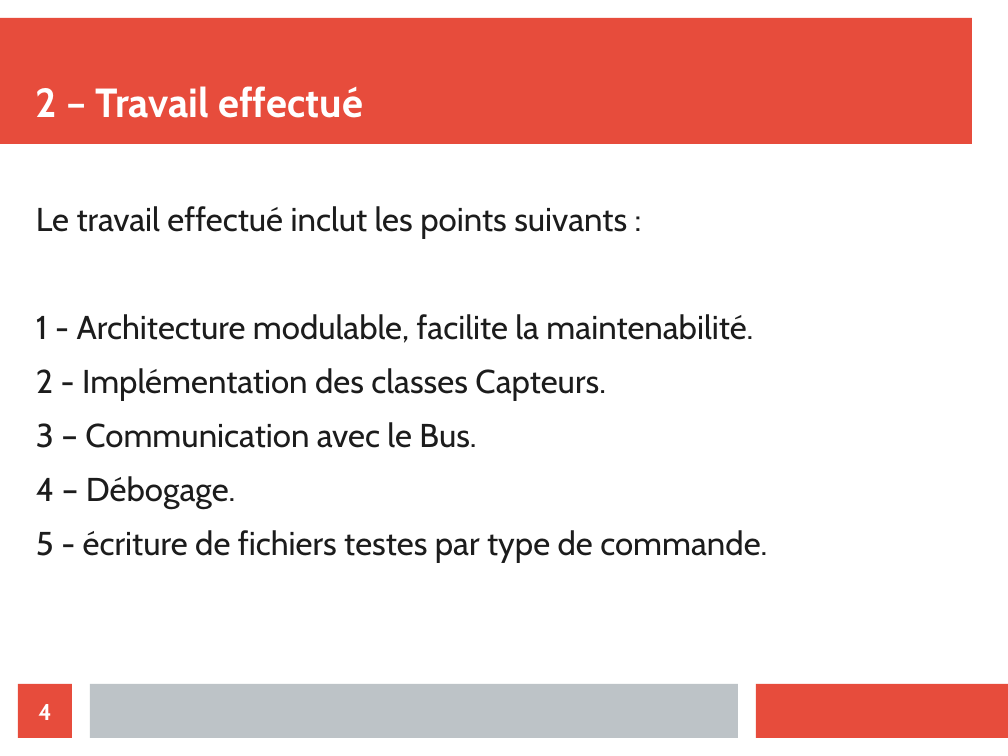
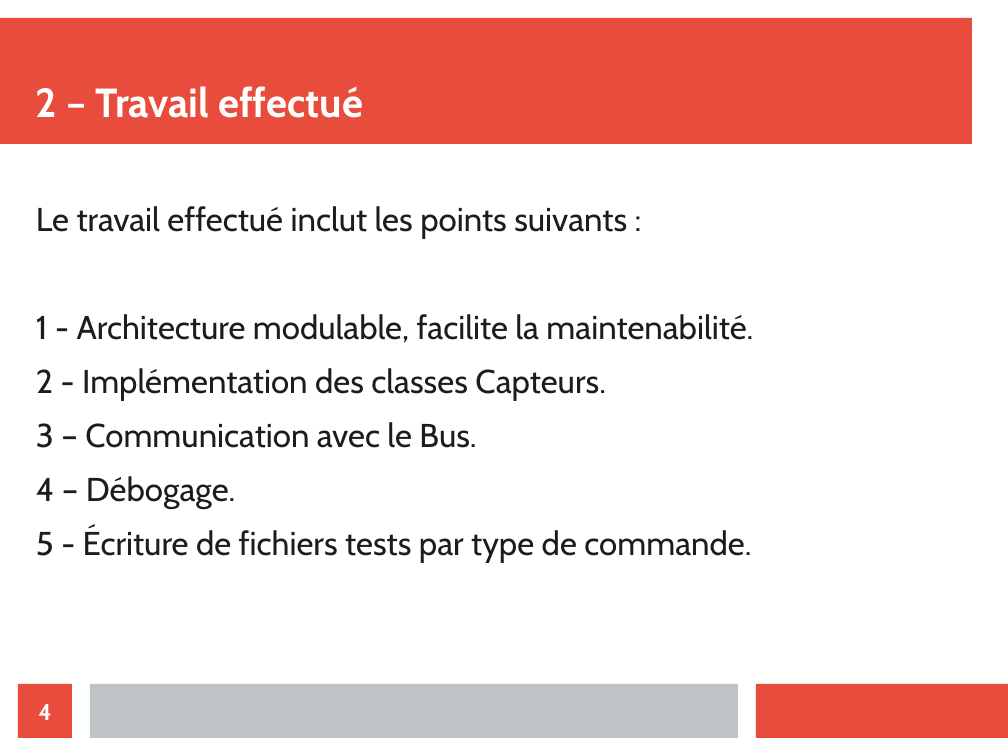
Before and after one commit to athmanmekh/AuttoPIlote-X-OPEN-PILOT, a slide deck: slide 4 of presentation/presentation 3/diapoPresentation (1).odp. Drawn at 1008x756 pixels with LibreOffice and Linux fonts; fonts in the diff are those of the drawing. Boxes give left, top, right and bottom in pixels: in the first picture for what was removed or moved away, otherwise in the second. Text is boxed around its words. In the diff, an @@ line names an element or a change of style, - is before the commit and + after.

```diff
--- a/presentation/presentation 3/diapoPresentation (1).odp
+++ b/presentation/presentation 3/diapoPresentation (1).odp
@@ text at (36,530,751,563): text changed @@
-5 - écriture de fichiers testes par type de commande.
+5 - Écriture de fichiers tests par type de commande.
```
Also in this commit, not shown: 2 other slides changed, 1 other file.
